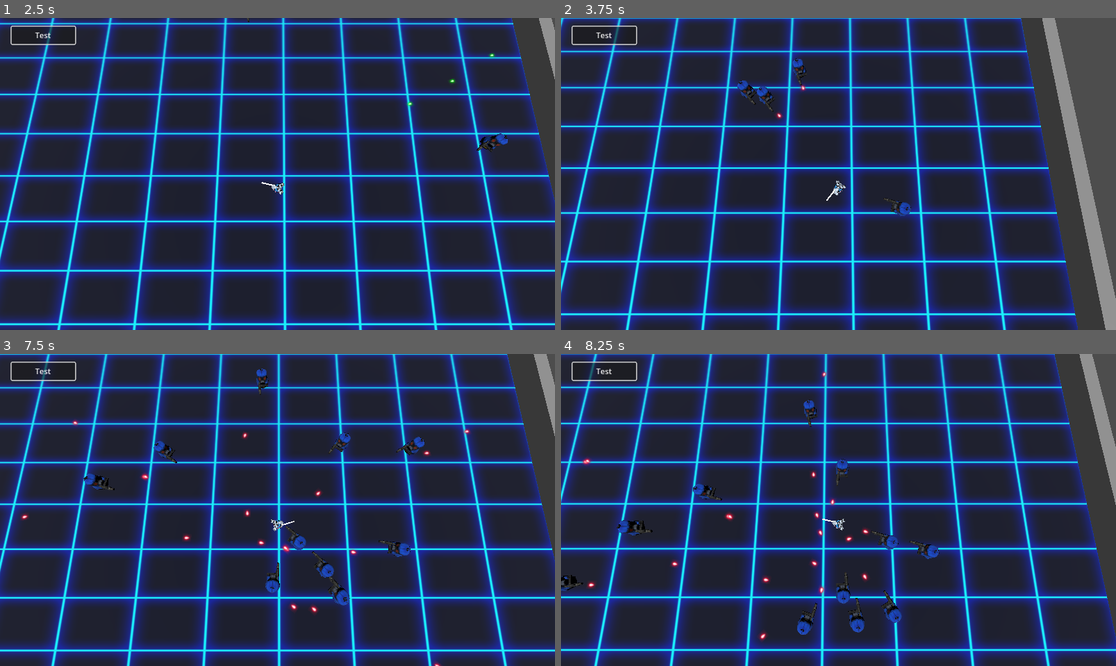
Above: before the commit, frames 1-4 (two rows, left to right).
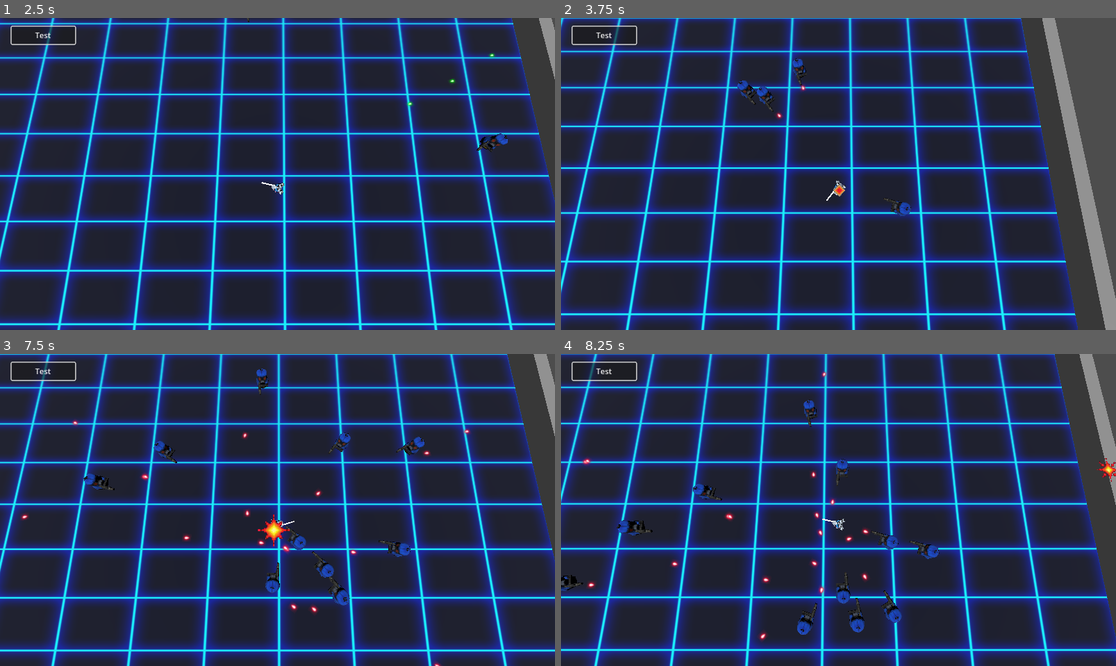
Above: after the commit, the same moments.

Repository: DarkAngelZT/Shooter-DPPO
Game: Godot game, scene res://scene/main_scene.tscn
Two runs of this game, one before a commit and one after it. Both use one fixed random seed, a clock stepped at 60 frames per second and the inputs below.
Inputs (mouse positions are in pixels of both pictures, inside the frame that each line leads up to):
- Up to frame 1 (2.5 s): click "Test" at 0.5 s; tap Enter at 1.25 s; move the mouse to (399, 158) at 1.27 s; press the mouse at (399, 158) at 1.28 s; hold D (move_right) 1.28-2.03 s; move the mouse to (166, 189) at 2.02 s; release the mouse at (166, 189) at 2.03 s; hold S (move_back) from 2.03 s (still down); tap Mouse wheel down (zoom_in) at 2.1 s
- Up to frame 2 (3.75 s): move the mouse to (894, 105) at 2.77 s; release S (move_back) at 2.78 s; hold D (move_right) 2.78-3.53 s; tap Mouse wheel up (zoom_out) at 2.85 s; move the mouse to (810, 236) at 3.52 s; hold W (move_forward) from 3.53 s (still down); tap Z at 3.6 s
- Up to frame 3 (7.5 s): move the mouse to (444, 556) at 4.27 s; release W (move_forward) at 4.28 s; hold X 4.28-5.03 s; hold A (move_left) 4.28-5.78 s; move the mouse to (111, 463) at 5.02 s; click (111, 463) at 5.1 s; move the mouse to (305, 510) at 5.77 s; hold S (move_back) 5.78-6.53 s; tap Mouse wheel down (zoom_in) at 5.85 s; move the mouse to (194, 432) at 6.52 s; hold D (move_right) 6.53-7.28 s; tap Mouse wheel up (zoom_out) at 6.6 s; move the mouse to (399, 494) at 7.27 s; hold W (move_forward) from 7.28 s (still down); hold Z from 7.28 s (still down)
- Up to frame 4 (8.25 s): move the mouse to (727, 525) at 8.02 s; release W (move_forward) at 8.03 s; release Z at 8.03 s; hold D (move_right) from 8.03 s (still down); tap X at 8.1 s

Frame 1 is identical in both runs. In frame 2, less than 0.1% of the frame differs, in the area x 49-52%, y 53-58%; in frame 3, 0.2%, in the area x 46-53%, y 51-62%; in frame 4, less than 0.1%.

Commit message:
击中效果

Diff:
--- /dev/null
+++ b/assets/nodes/blast.tscn
@@ -0,0 +1,13 @@
+[gd_scene load_steps=2 format=3 uid="uid://bmea3n3lciyjs"]
+
+[ext_resource type="SpriteFrames" uid="uid://b83et4scke1t6" path="res://sprites/blast_frames.tres" id="1_48jmw"]
+
+[node name="Blast" type="AnimatedSprite3D"]
+transform = Transform3D(5, 0, 0, 0, -2.18557e-07, -1, 0, 5, -4.37114e-08, 0, 0, 0)
+alpha_cut = 1
+sprite_frames = ExtResource("1_48jmw")
+autoplay = "default"
+frame = 4
+frame_progress = 1.0
+
+[connection signal="animation_finished" from="." to="." method="queue_free"]
--- a/scene/main_scene.tscn
+++ b/scene/main_scene.tscn
@@ -7,6 +7,7 @@
 [ext_resource type="PackedScene" uid="uid://b57j43s2lo4ei" path="res://scene/training_field.tscn" id="4_oykhi"]
 [ext_resource type="PackedScene" uid="uid://ffo7w3oxk7p1" path="res://scene/battle_field.tscn" id="5_bx0pd"]
 [ext_resource type="Resource" uid="uid://6hj7ugufsvop" path="res://config/ActorConfig.tres" id="6_og74n"]
+[ext_resource type="PackedScene" uid="uid://bmea3n3lciyjs" path="res://assets/nodes/blast.tscn" id="7_81spr"]
 [ext_resource type="Script" path="res://scripts/camera/TrainingCamera.gd" id="7_a7bef"]
 [ext_resource type="Script" path="res://scripts/camera/FollowCamera.gd" id="8_dl3fe"]
 
@@ -27,6 +28,7 @@
 enemy_prefab = ExtResource("3_ah63e")
 training_field_prefab = ExtResource("4_oykhi")
 arena_prefab = ExtResource("5_bx0pd")
+blast_prefab = ExtResource("7_81spr")
 game_settings = ExtResource("6_og74n")
 train_camera = NodePath("../TrainingCamera")
 game_camera = NodePath("../FollowCamera")
--- a/scripts/Bullet.gd
+++ b/scripts/Bullet.gd
@@ -23,6 +23,7 @@
 		var target_pos = Vector3(position)
 		target_pos.x = result.position.x
 		target_pos.z = result.position.z
+		GameManager.instance.spawn_blast(result.position)
 		on_hit(result.collider)
 	else:
 		position = new_position
--- a/scripts/GameManager.gd
+++ b/scripts/GameManager.gd
@@ -38,6 +38,9 @@
 
 @export
 var arena_prefab:PackedScene
+
+@export
+var blast_prefab:PackedScene
 
 @export
 var game_settings:GameSettings
@@ -175,6 +178,12 @@
 func on_player_dead(player):
 	players.erase(player.id)
 	GameData.game_end[player.field_id] = true
+
+func spawn_blast(pos):
+	var blast = blast_prefab.instantiate()
+	pos.y+=1
+	blast.position = pos
+	root.add_child(blast)
 
 func test_func():
 	var sensor_data = players[0].get_sensor_data()
--- /dev/null
+++ b/sprites/blast_frames.tres
@@ -0,0 +1,46 @@
+[gd_resource type="SpriteFrames" load_steps=7 format=3 uid="uid://b83et4scke1t6"]
+
+[ext_resource type="Texture2D" uid="uid://ciowy3rawyxv7" path="res://sprites/blast_1.png" id="1_ogehu"]
+
+[sub_resource type="AtlasTexture" id="AtlasTexture_q6wvl"]
+atlas = ExtResource("1_ogehu")
+region = Rect2(178, 0, 89, 79)
+
+[sub_resource type="AtlasTexture" id="AtlasTexture_qaokg"]
+atlas = ExtResource("1_ogehu")
+region = Rect2(267, 0, 89, 79)
+
+[sub_resource type="AtlasTexture" id="AtlasTexture_au8rn"]
+atlas = ExtResource("1_ogehu")
+region = Rect2(356, 0, 89, 79)
+
+[sub_resource type="AtlasTexture" id="AtlasTexture_ayq12"]
+atlas = ExtResource("1_ogehu")
+region = Rect2(445, 0, 89, 79)
+
+[sub_resource type="AtlasTexture" id="AtlasTexture_fi6hl"]
+atlas = ExtResource("1_ogehu")
+region = Rect2(534, 0, 89, 79)
+
+[resource]
+animations = [{
+"frames": [{
+"duration": 1.0,
+"texture": SubResource("AtlasTexture_q6wvl")
+}, {
+"duration": 1.0,
+"texture": SubResource("AtlasTexture_qaokg")
+}, {
+"duration": 1.0,
+"texture": SubResource("AtlasTexture_au8rn")
+}, {
+"duration": 1.0,
+"texture": SubResource("AtlasTexture_ayq12")
+}, {
+"duration": 1.0,
+"texture": SubResource("AtlasTexture_fi6hl")
+}],
+"loop": false,
+"name": &"default",
+"speed": 20.0
+}]
Not shown: 1 places in scene/main_scene.tscn that only renumber resources
Binary file added: sprites/blast_1.png
Not shown, added: sprites/blast_1.png.import
